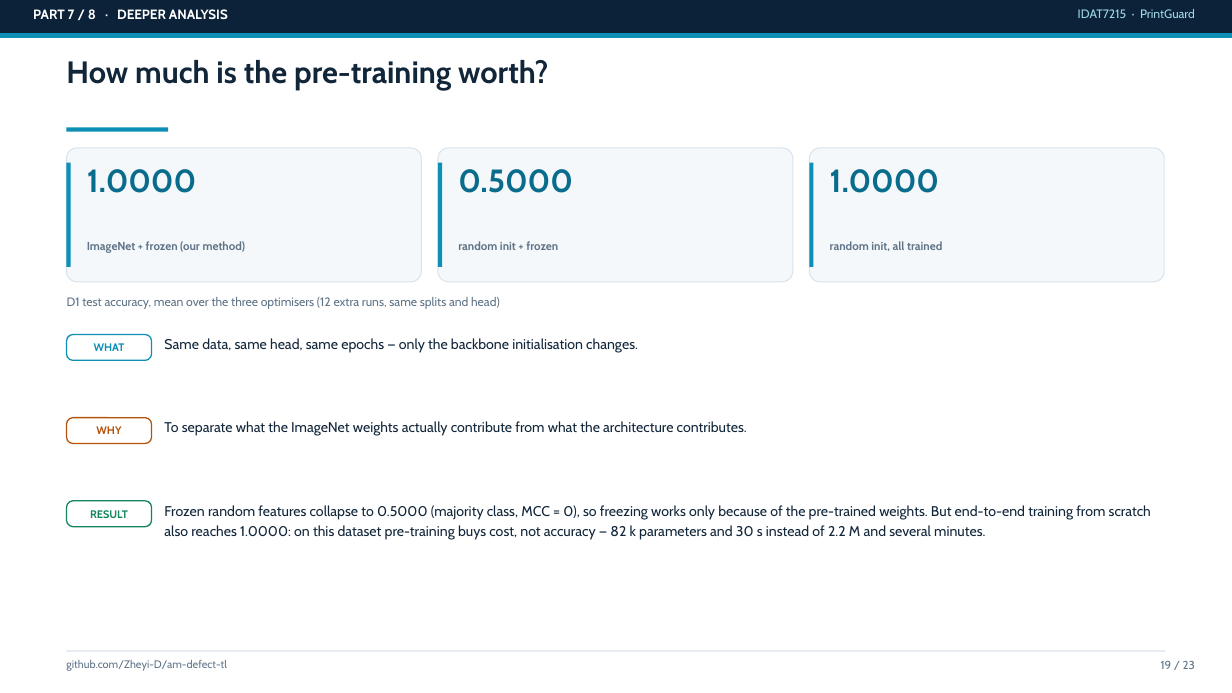
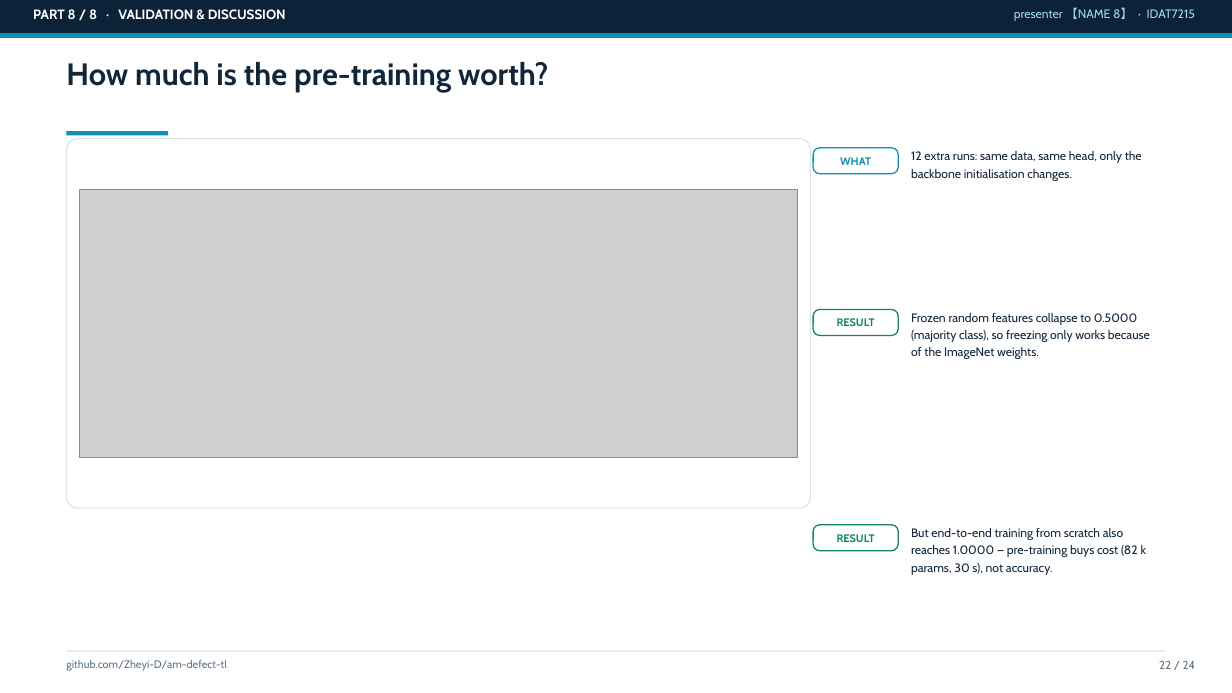
Before and after one commit to Zheyi-D/am-defect-tl, a slide deck: slide 22 of reports/slides_draft.pptx (slide 19 before the commit). Drawn at 1232x693 pixels with LibreOffice and Linux fonts; fonts in the diff are those of the drawing; grey boxes stand for pictures. Boxes give left, top, right and bottom in pixels: in the first picture for what was removed or moved away, otherwise in the second. Text is boxed around its words. In the diff, an @@ line names an element or a change of style, - is before the commit and + after.

```diff
--- a/reports/slides_draft.pptx
+++ b/reports/slides_draft.pptx
@@ text at (x1=33, y1=9, x2=286, y2=19): text changed @@
-PART 7 / 8 · DEEPER ANALYSIS
+PART 8 / 8 · VALIDATION & DISCUSSION
@@ text added at (x1=1014, y1=7, x2=1195, y2=21), 9.5 pt, text #9FD8E8 @@
+presenter 【NAME 8】 · IDAT7215
@@ text removed at (x1=1078, y1=9, x2=1195, y2=18) @@
-IDAT7215 · PrintGuard
@@ rectangle moved from (x1=67, y1=128, x2=168, y2=131) to (x1=67, y1=131, x2=168, y2=135) @@
@@ rounded rectangle removed at (x1=67, y1=148, x2=421, y2=282) @@
@@ rounded rectangle added at (x1=67, y1=139, x2=811, y2=508), fill #FFFFFF, outline #D9E3EC 0.9 pt @@
@@ rounded rectangle removed at (x1=438, y1=148, x2=793, y2=282) @@
@@ rounded rectangle removed at (x1=810, y1=148, x2=1165, y2=282) @@
@@ text "WHAT" moved from (x1=94, y1=343, x2=125, y2=351) to (x1=840, y1=157, x2=871, y2=165) @@
@@ rounded rectangle moved from (x1=67, y1=335, x2=152, y2=360) to (x1=813, y1=148, x2=898, y2=174) @@
@@ rectangle removed at (x1=67, y1=163, x2=70, y2=267) @@
@@ text removed at (x1=87, y1=169, x2=196, y2=193) @@
-1.0000
@@ rectangle removed at (x1=438, y1=163, x2=442, y2=267) @@
@@ text removed at (x1=458, y1=169, x2=573, y2=193) @@
-0.5000
@@ rectangle removed at (x1=810, y1=163, x2=813, y2=267) @@
@@ text removed at (x1=830, y1=169, x2=939, y2=193) @@
-1.0000
@@ text at (x1=911, y1=151, x2=1142, y2=181): text changed; size 11 to 9.5 pt @@
-Same data, same head, same epochs — only the backbone initialisation changes.
+12 extra runs: same data, same head, only the backbone initialisation changes.
@@ picture added at (x1=79, y1=189, x2=798, y2=457) @@
@@ text removed at (x1=87, y1=241, x2=246, y2=253) @@
-ImageNet + frozen (our method)
@@ text removed at (x1=458, y1=241, x2=558, y2=250) @@
-random init + frozen
@@ text removed at (x1=830, y1=241, x2=942, y2=251) @@
-random init, all trained
@@ text removed at (x1=67, y1=297, x2=500, y2=309) @@
-D1 test accuracy, mean over the three optimisers (12 extra runs, same splits and head)
@@ text "RESULT" moved from (x1=90, y1=510, x2=128, y2=518) to (x1=837, y1=318, x2=875, y2=326) @@
@@ rounded rectangle added at (x1=813, y1=310, x2=898, y2=335), fill #FFFFFF, outline #12855A 1 pt @@
@@ text added at (x1=911, y1=313, x2=1150, y2=359), 9.5 pt, text #12263A @@
+Frozen random features collapse to 0.5000 (majority class), so freezing only works because of the ImageNet weights.
@@ rounded rectangle removed at (x1=67, y1=418, x2=152, y2=444) @@
@@ text removed at (x1=96, y1=426, x2=121, y2=434) @@
-WHY
@@ text removed at (x1=164, y1=421, x2=747, y2=436) @@
-To separate what the ImageNet weights actually contribute from what the architecture contributes.
@@ text removed at (x1=164, y1=505, x2=1151, y2=539) @@
-Frozen random features collapse to 0.5000 (majority class, MCC = 0), so freezing works only because of the pre-trained weights. But end-to-end training from scratch also reaches 1.0000: on this dataset pre-training buys cost, not accuracy — 82 k parameters and 30 s instead of 2.2 M and several minutes.
@@ rounded rectangle moved from (x1=67, y1=501, x2=152, y2=527) to (x1=813, y1=525, x2=898, y2=551) @@
@@ text added at (x1=837, y1=534, x2=875, y2=542), 8.5 pt, text #12855A, bold @@
+RESULT
@@ text added at (x1=911, y1=528, x2=1146, y2=575), 9.5 pt, text #12263A @@
+But end-to-end training from scratch also reaches 1.0000 — pre-training buys cost (82 k params, 30 s), not accuracy.
@@ text at (x1=1159, y1=661, x2=1196, y2=669): text changed @@
-19 / 23
+22 / 24
```
Also in this commit, not shown: 18 other slides changed, 5 slides added, 4 slides removed, 2 other files.
